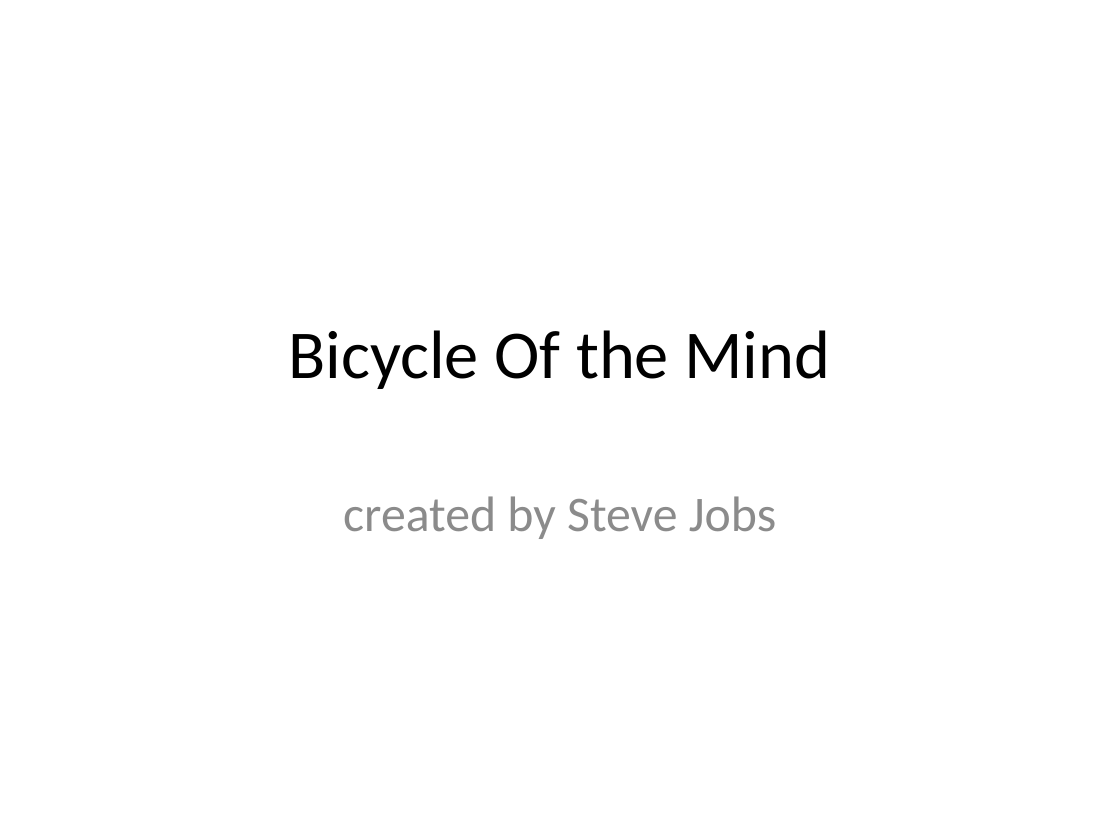
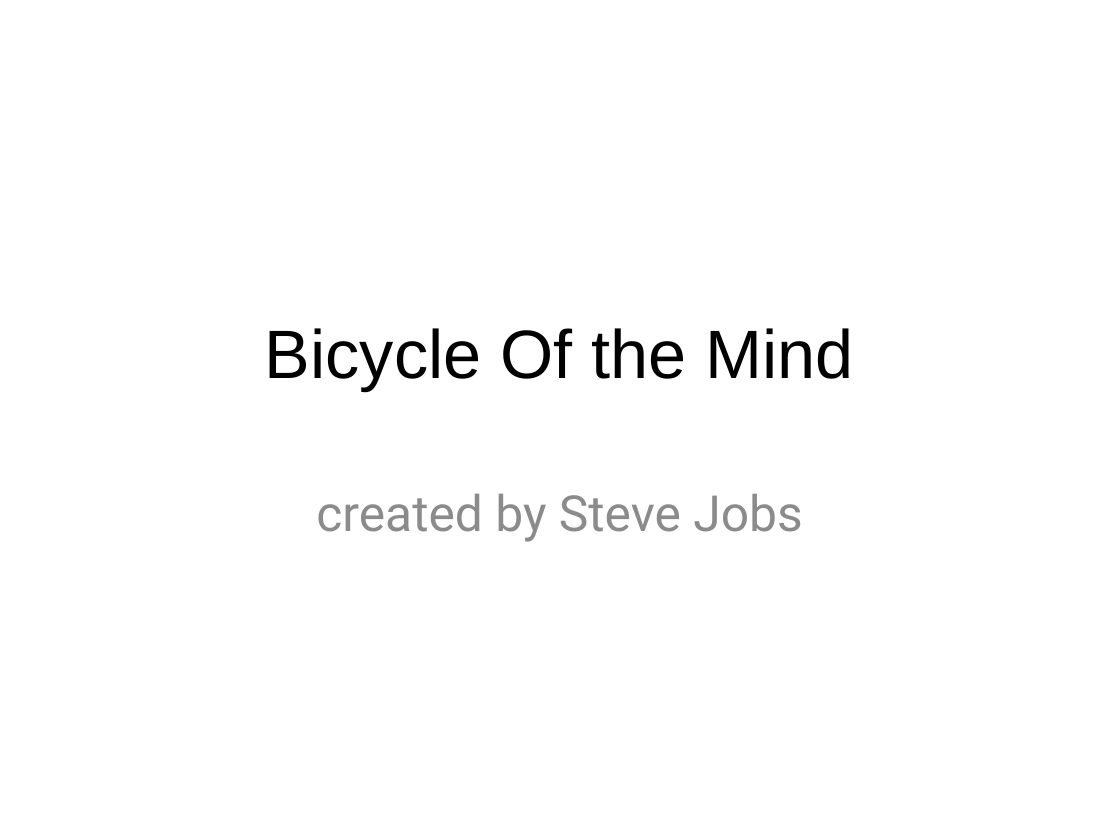
Before and after one commit to pythonicrubyist/powerpoint, a slide deck: slide 1 of samples/pptx/sample.pptx. Drawn at 1120x840 pixels with LibreOffice and Linux fonts; fonts in the diff are those of the drawing. Boxes give left, top, right and bottom in pixels: in the first picture for what was removed or moved away, otherwise in the second. Text is boxed around its words. In the diff, an @@ line names an element or a change of style, - is before the commit and + after.

```diff
--- a/samples/pptx/sample.pptx
+++ b/samples/pptx/sample.pptx
@@ title "Bicycle Of the Mind" at (265, 328, 854, 390): font Calibri to Arial @@
@@ subtitle "created by Steve Jobs" at (316, 493, 802, 542): font Calibri to Roboto @@
```
Also in this commit, not shown: 9 other slides changed, 4 other files.
